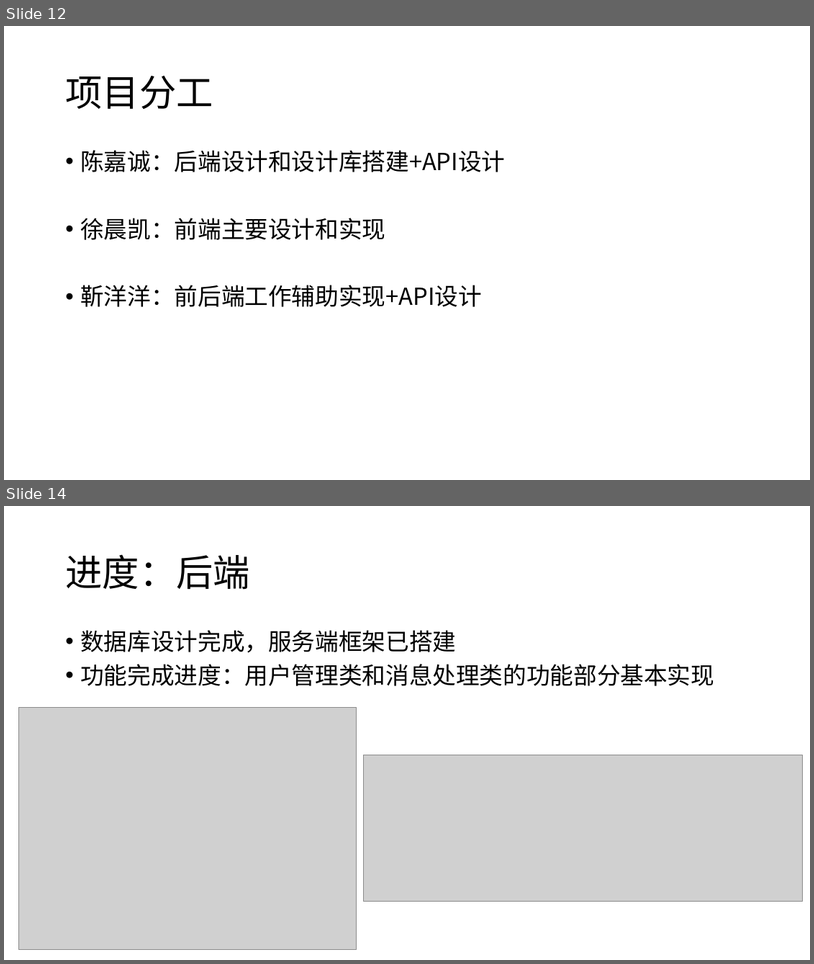
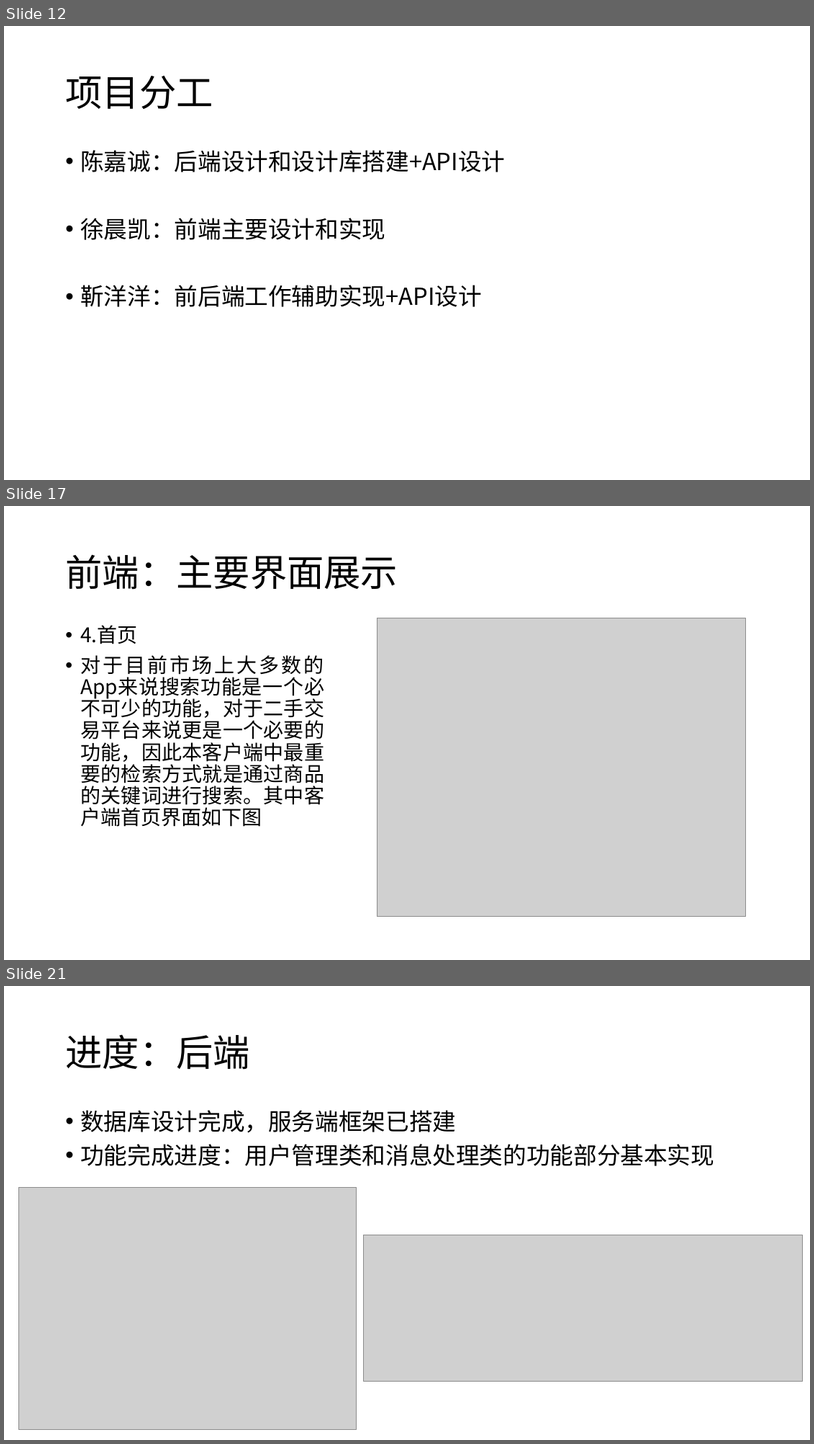
Before and after one commit to Android-Good-Goods/-, a slide deck: design/好物-期中汇报.pptx. Shown one above the other, each under a label of ours: slides 12 and 14 before the commit, slides 12, 17 and 21 after it; the slides between them are not shown. The pictures are 814x964 and 814x1444 pixels, drawn with LibreOffice and Linux fonts; fonts in the diff are those of the drawing; grey boxes stand for pictures. Boxes give left, top, right and bottom in pixels: in the first picture for what was removed or moved away, otherwise in the second. Text is boxed around its words. In the diff, an @@ line names an element or a change of style, - is before the commit and + after.

```diff
--- a/design/好物-期中汇报.pptx
+++ b/design/好物-期中汇报.pptx
@@ slide 17 added at (4, 506, 810, 960), background #FFFFFF @@
@@ title added at (65, 554, 398, 590), 44 pt, text #000000 @@
+前端：主要界面展示
@@ text added at (80, 625, 324, 826), 24 pt, text #000000 @@
+• 4.首页
+• 对于目前市场上大多数的App来说搜索功能是一个必不可少的功能，对于二手交易平台来说更是一个必要的功能，因此本客户端中最重要的检索方式就是通过商品的关键词进行搜索。其中客户端首页界面如下图
@@ picture added at (377, 618, 746, 916) @@
@@ what was slide 14 is now slide 21 @@
```
Also in this commit, not shown: 1 slide changed, 6 other slides added.
